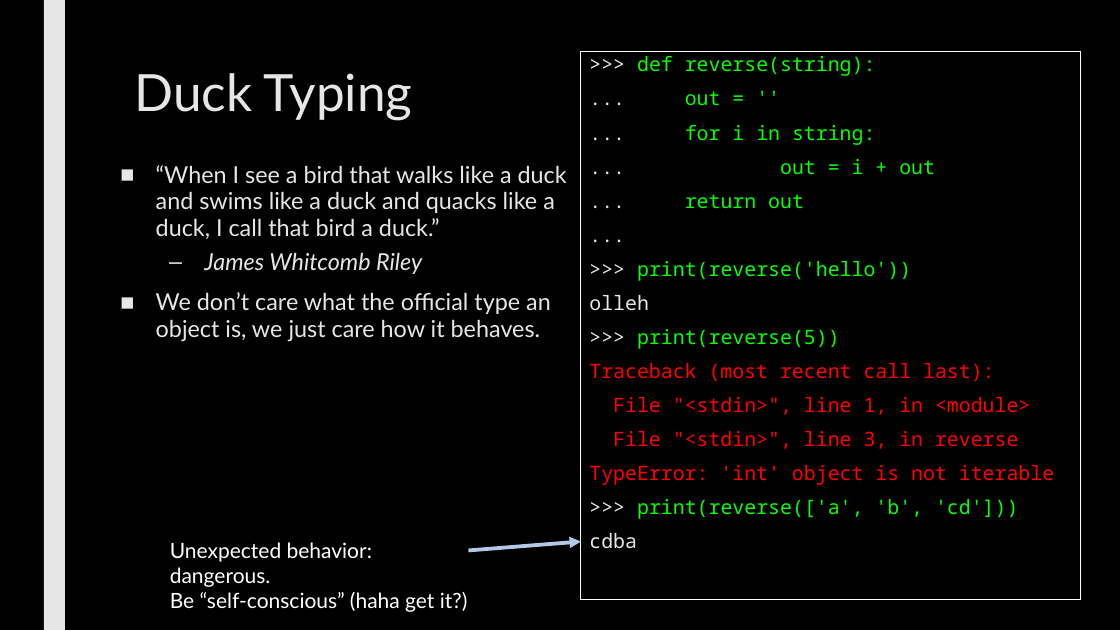
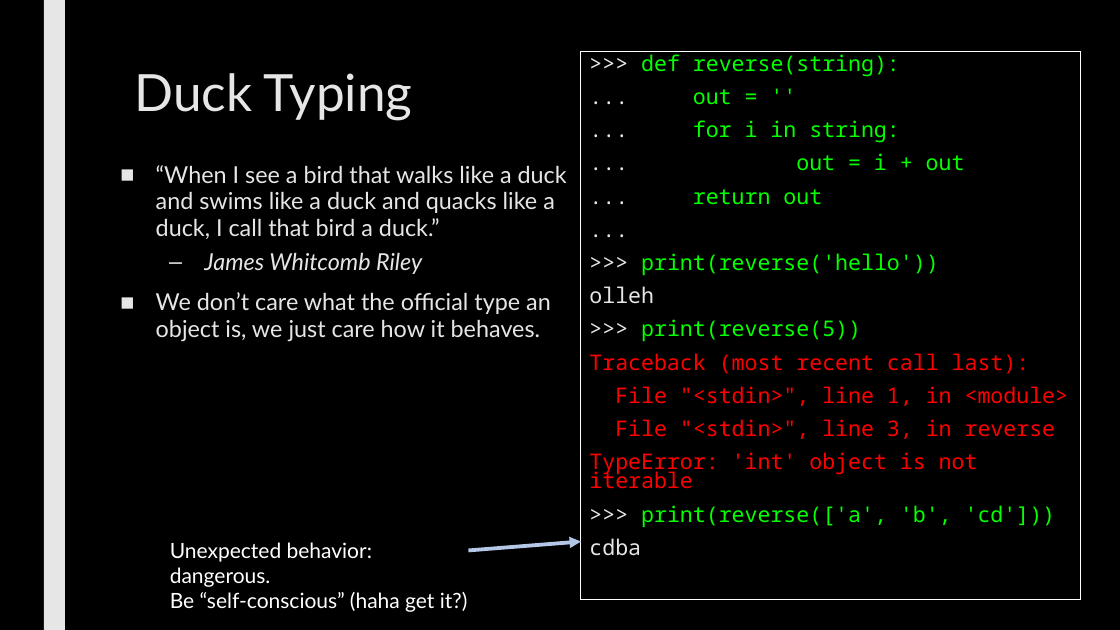
Before and after one commit to max7patek/metaprogramming, a slide deck: slide 16 of slides/00-OOPython.pptx. Drawn at 1120x630 pixels with LibreOffice and Linux fonts; fonts in the diff are those of the drawing. Boxes give left, top, right and bottom in pixels: in the first picture for what was removed or moved away, otherwise in the second. Text is boxed around its words. In the diff, an @@ line names an element or a change of style, - is before the commit and + after.

Commit message:
fixed fonts

```diff
--- a/slides/00-OOPython.pptx
+++ b/slides/00-OOPython.pptx
@@ rectangle ">>> def reverse(string):" at bbox=[581, 52, 1081, 600]: size 17 to 18.5 pt; line spacing 0.84 to 0.74 @@
```
Also in this commit, not shown: 3 other slides changed.
